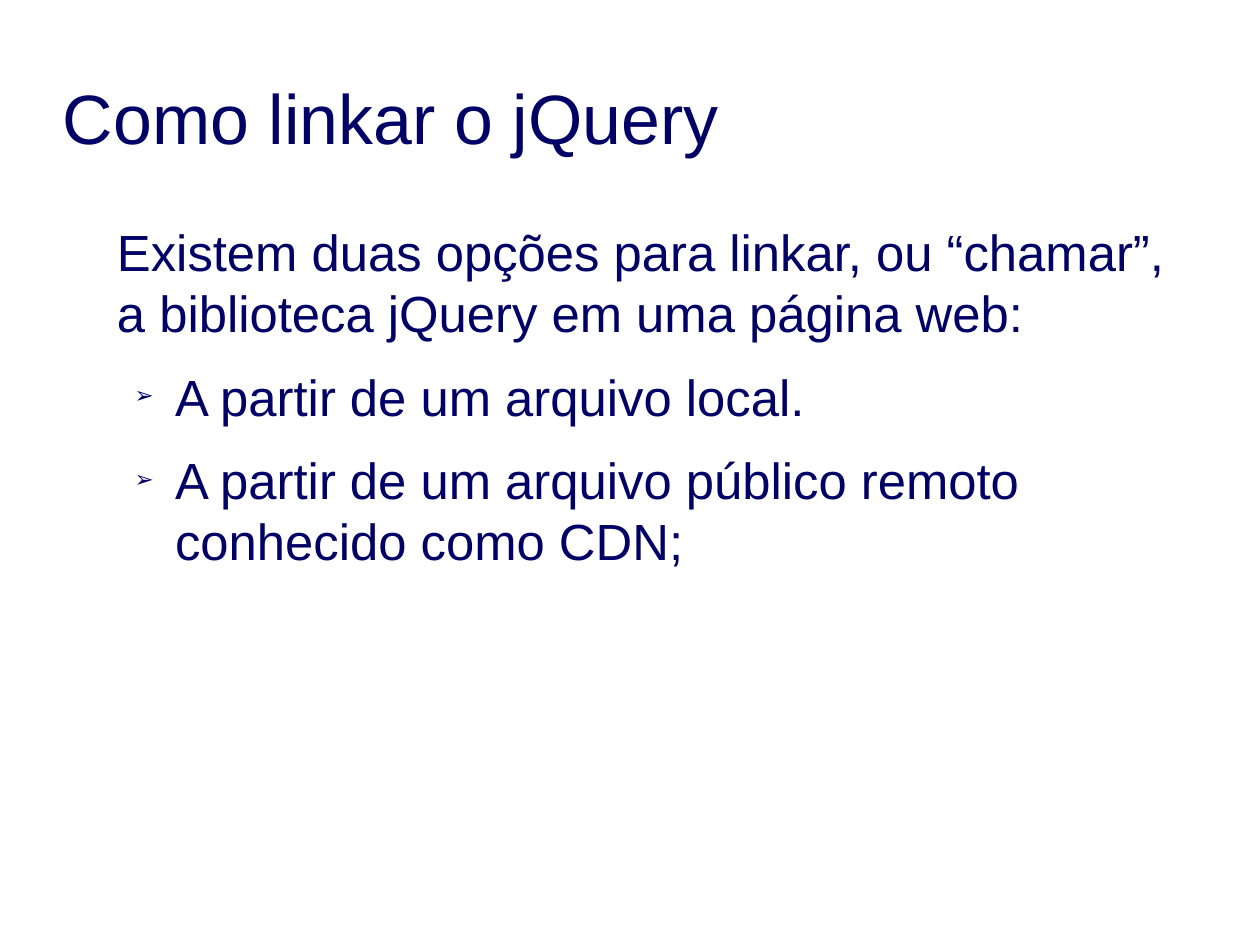
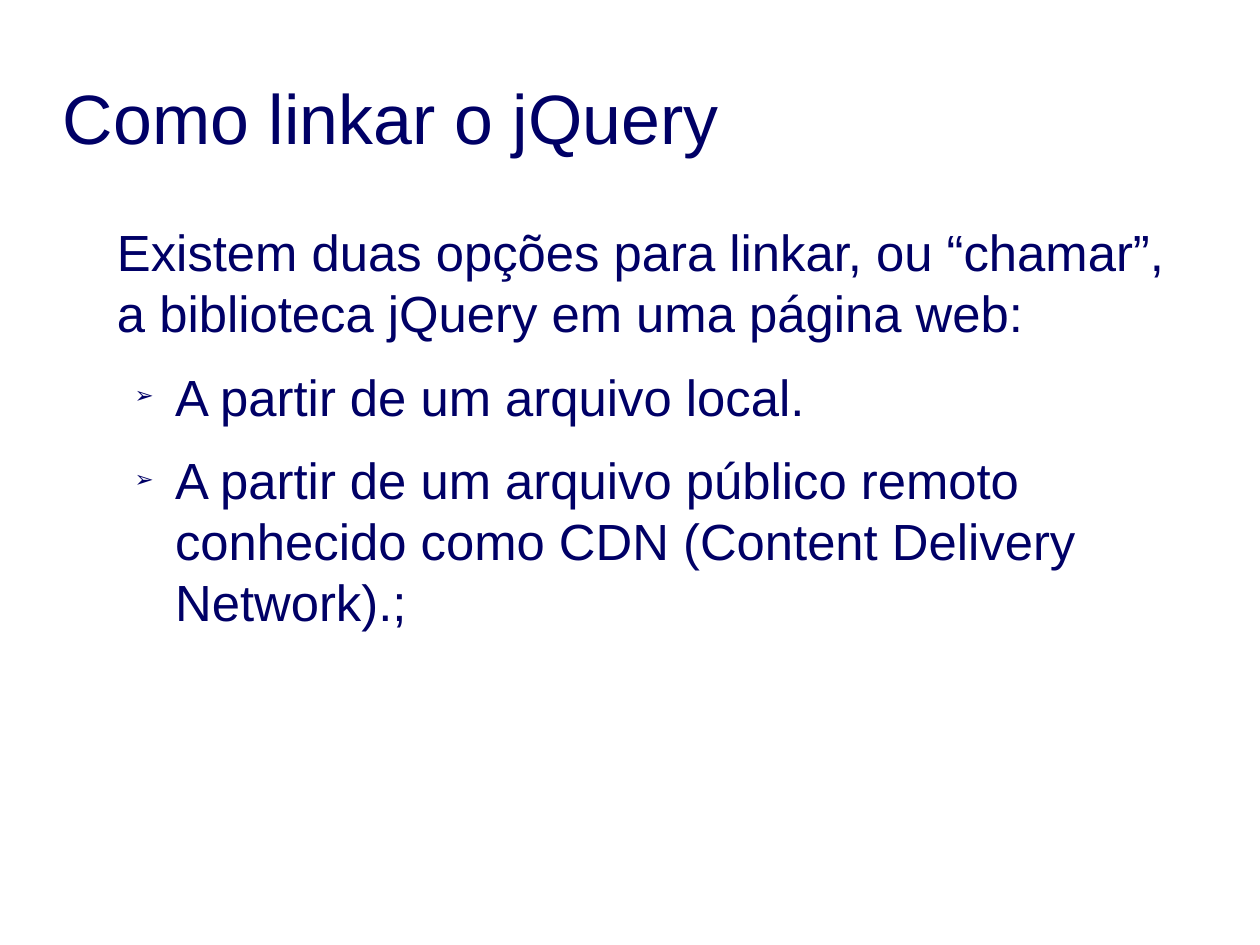
Before and after one commit to lethiciacl/jQuery, a slide deck: slide 8 of apresentacao.odp. Drawn at 1260x945 pixels with LibreOffice and Linux fonts; fonts in the diff are those of the drawing; background and template pictures are left out. Boxes give left, top, right and bottom in pixels: in the first picture for what was removed or moved away, otherwise in the second. Text is boxed around its words. In the diff, an @@ line names an element or a change of style, - is before the commit and + after.

```diff
--- a/apresentacao.odp
+++ b/apresentacao.odp
@@ text at [175, 461, 1075, 632]: text changed @@
-➢ A partir de um arquivo público remoto conhecido como CDN;
+➢ A partir de um arquivo público remoto conhecido como CDN (Content Delivery Network).;
```
Also in this commit, not shown: 1 other slide changed, 2 other files.
